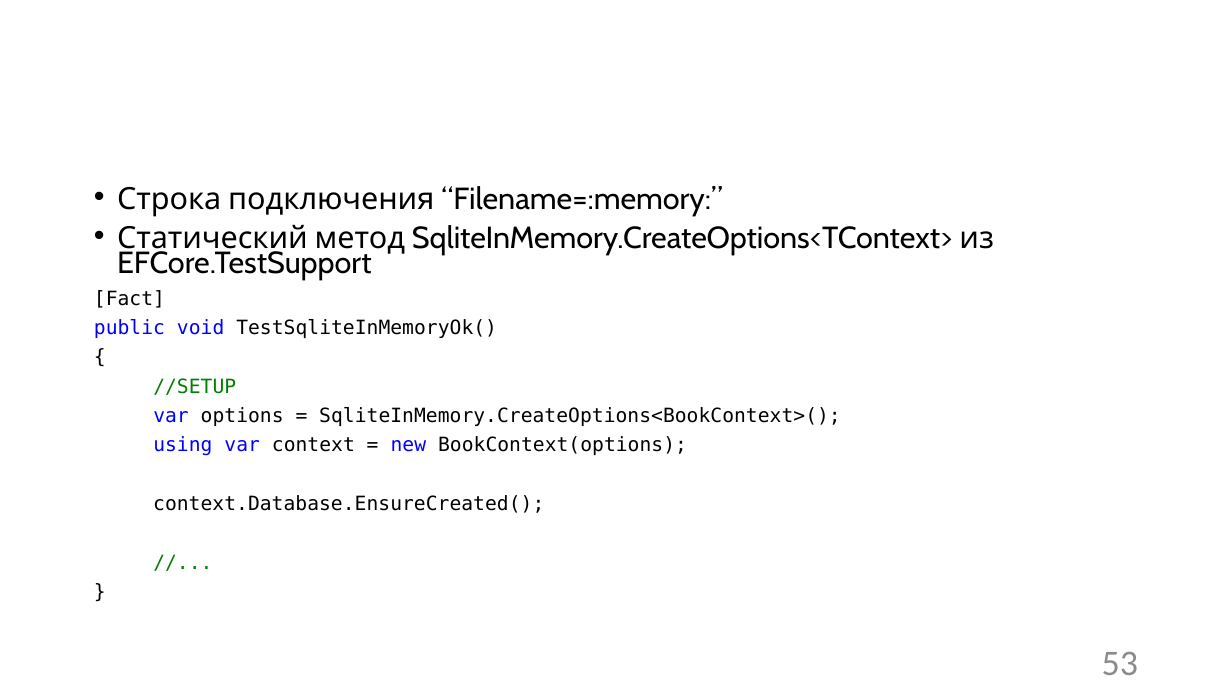
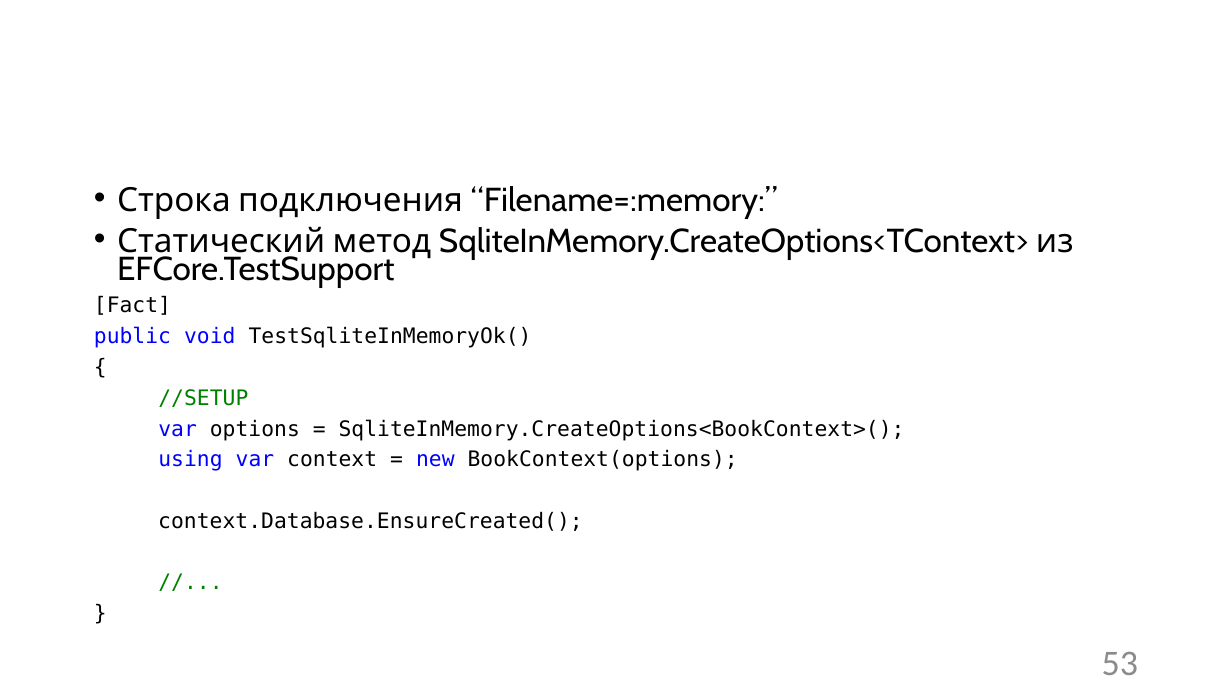
Before and after one commit to Sa1Gur/DbTest.Containers, a slide deck: slide 53 of DbaseTesting.pptx. Drawn at 1232x693 pixels with LibreOffice and Linux fonts; fonts in the diff are those of the drawing; background and template pictures are left out. Boxes give left, top, right and bottom in pixels: in the first picture for what was removed or moved away, otherwise in the second. Text is boxed around its words. In the diff, an @@ line names an element or a change of style, - is before the commit and + after.

```diff
--- a/DbaseTesting.pptx
+++ b/DbaseTesting.pptx
@@ text "Строка подключения “Filename=:memory:”" at [94, 186, 1074, 531]: size 23.8 to 25.9 pt in "Строка подключения “Filename=:memory:”", "Статический метод SqliteInMemory.CreateOptions<TContext> из  ..."; size 15.3 to 16.6 pt in "[Fact]", "public void TestSqliteInMemoryOk()", "{", "//SETUP" and 5 more places @@
```
Also in this commit, not shown: 10 other slides changed, 1 slide added, 1 slide removed, 4 other files.
